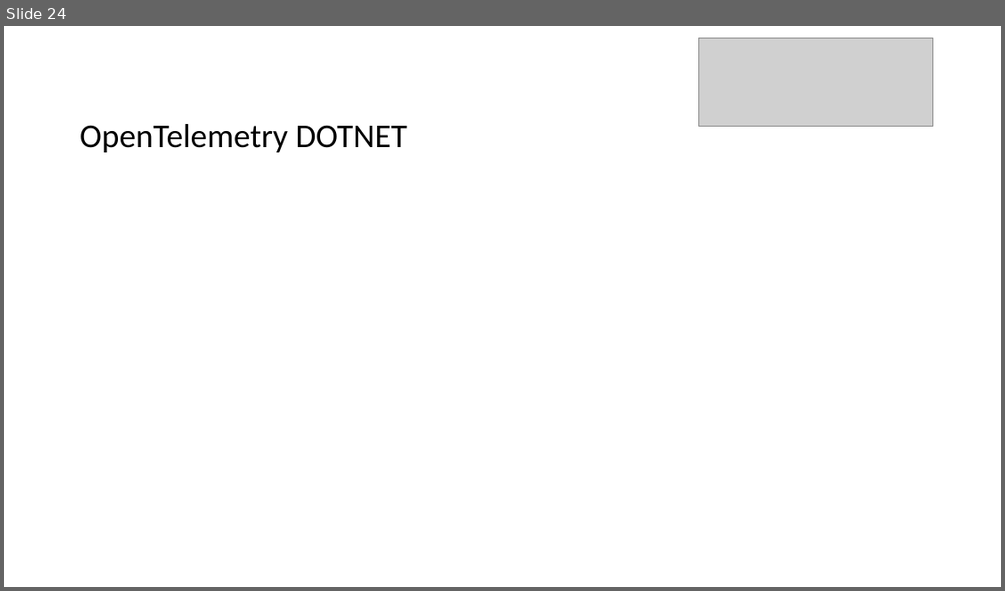
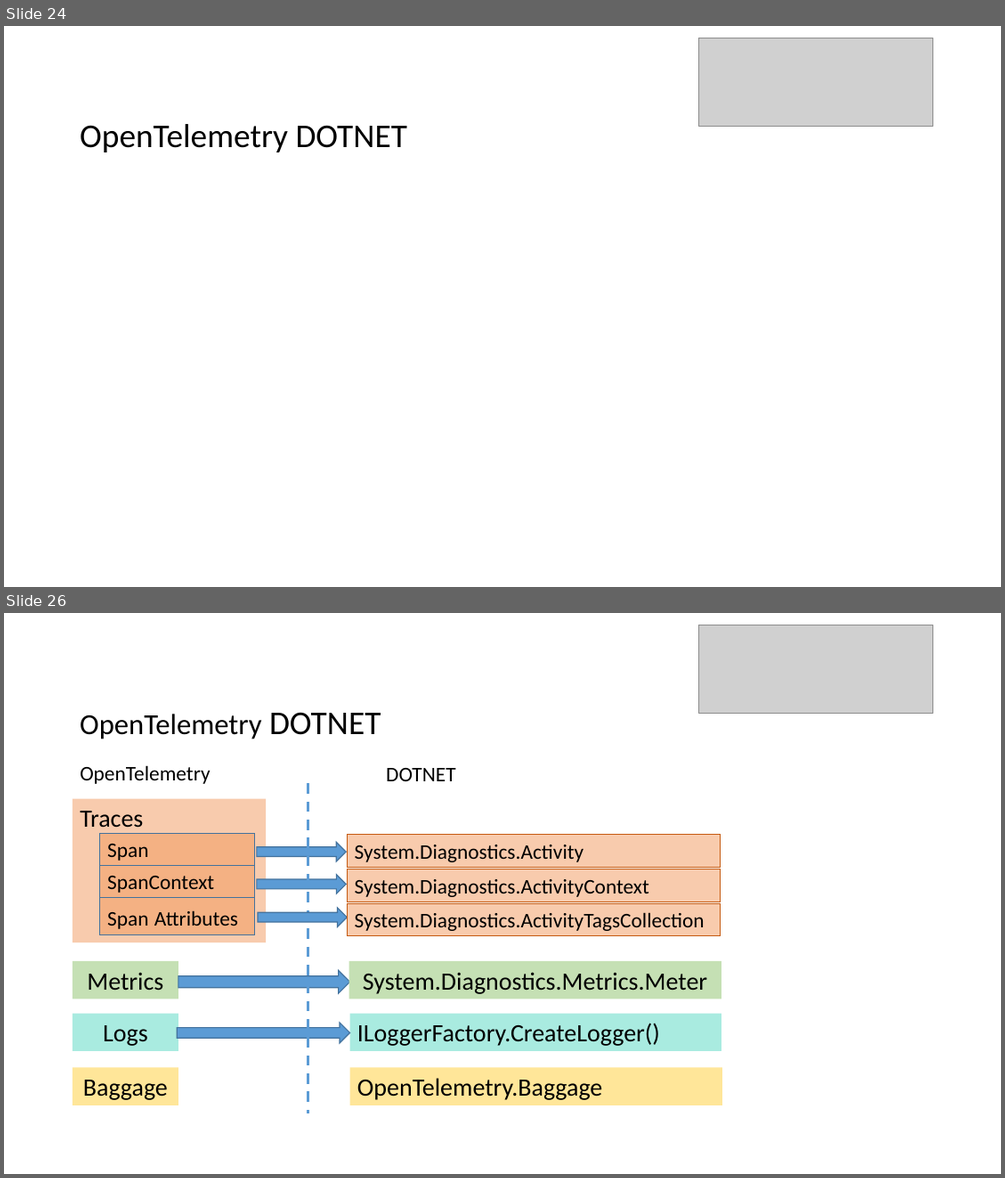
Before and after one commit to LoudThunderNET/OpenTelemetryPresentation, a slide deck: OpenTelemetry.pptx. Shown one above the other, each under a label of ours: slide 24 before the commit, slides 24 and 26 after it; the slides between them are not shown. The pictures are 1005x591 and 1005x1178 pixels, drawn with LibreOffice and Linux fonts; fonts in the diff are those of the drawing; grey boxes stand for pictures. Boxes give left, top, right and bottom in pixels: in the first picture for what was removed or moved away, otherwise in the second. Text is boxed around its words. In the diff, an @@ line names an element or a change of style, - is before the commit and + after.

Commit message:
Add dotnet embeding, links

```diff
--- a/OpenTelemetry.pptx
+++ b/OpenTelemetry.pptx
@@ slide 26 added at (4, 613, 1001, 1174), background #FFFFFF @@
@@ picture added at (699, 625, 932, 714) @@
@@ text added at (80, 712, 380, 739), 28 pt, text #000000 @@
+OpenTelemetry DOTNET
@@ text added at (80, 765, 210, 784), 20 pt, text #000000 @@
+OpenTelemetry
@@ text added at (386, 768, 455, 781), 20 pt, text #000000 @@
+DOTNET
@@ rectangle added at (73, 798, 267, 942), fill #F8CBAD, 24 pt, text #000000 @@
+Traces
@@ line added from (307, 784) to (307, 1113), #5B9BD5 2.5 pt dashed @@
@@ rectangle added at (100, 833, 254, 866), fill #F4B183, outline #43739E 0.75 pt, 20 pt, text #000000 @@
+Span
@@ right arrow added at (257, 842, 346, 861), fill #5B9BD5, outline #43739E 1 pt @@
@@ rectangle added at (348, 835, 720, 868), fill #F8CBAD, outline #C55A11 0.75 pt, 20 pt, text #000000 @@
+System.Diagnostics.Activity
@@ rectangle added at (100, 865, 254, 898), fill #F4B183, outline #43739E 0.75 pt, 20 pt, text #000000 @@
+SpanContext
@@ right arrow added at (257, 875, 346, 894), fill #5B9BD5, outline #43739E 1 pt @@
@@ rectangle added at (348, 868, 720, 901), fill #F8CBAD, outline #C55A11 0.75 pt, 20 pt, text #000000 @@
+System.Diagnostics.ActivityContext
@@ rectangle added at (100, 897, 254, 934), fill #F4B183, outline #43739E 0.75 pt, 20 pt, text #000000 @@
+Span Attributes
@@ rectangle added at (348, 903, 720, 936), fill #F8CBAD, outline #C55A11 0.75 pt, 20 pt, text #000000 @@
+System.Diagnostics.ActivityTagsCollection
@@ right arrow added at (258, 908, 347, 927), fill #5B9BD5, outline #43739E 1 pt @@
@@ rectangle added at (73, 961, 179, 998), fill #C5E0B4, 24 pt, text #000000 @@
+Metrics
@@ right arrow added at (178, 971, 349, 994), fill #5B9BD5, outline #43739E 1 pt @@
@@ rectangle added at (348, 961, 721, 998), fill #C5E0B4, 24 pt, text #000000 @@
+System.Diagnostics.Metrics.Meter
@@ rectangle added at (73, 1013, 179, 1051), fill #A9EBE0, 24 pt, text #000000 @@
+Logs
@@ right arrow added at (177, 1022, 349, 1043), fill #5B9BD5, outline #43739E 1 pt @@
@@ rectangle added at (350, 1013, 722, 1051), fill #A9EBE0, 24 pt, text #000000 @@
+ILoggerFactory.CreateLogger()
@@ rectangle added at (73, 1068, 179, 1105), fill #FFE699, 24 pt, text #000000 @@
+Baggage
@@ rectangle added at (350, 1068, 722, 1105), fill #FFE699, 24 pt, text #000000 @@
+OpenTelemetry.Baggage
```
Also in this commit, not shown: 4 slides changed, 14 other slides added, 1 other file.
